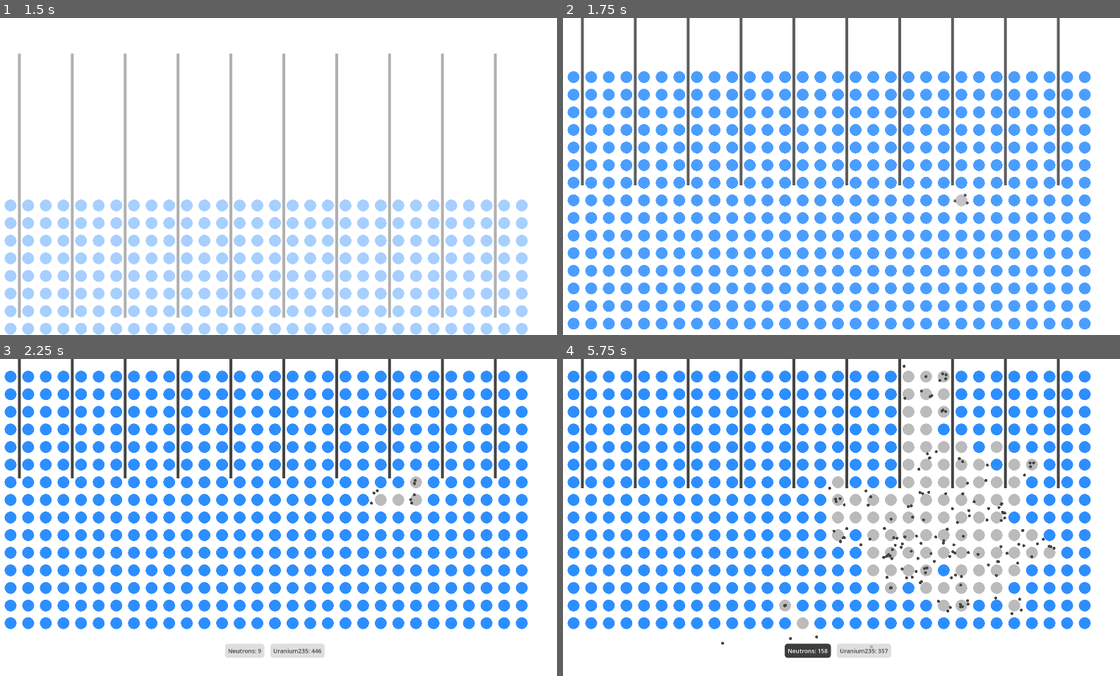
Above: before the commit, frames 1-4 (two rows, left to right).
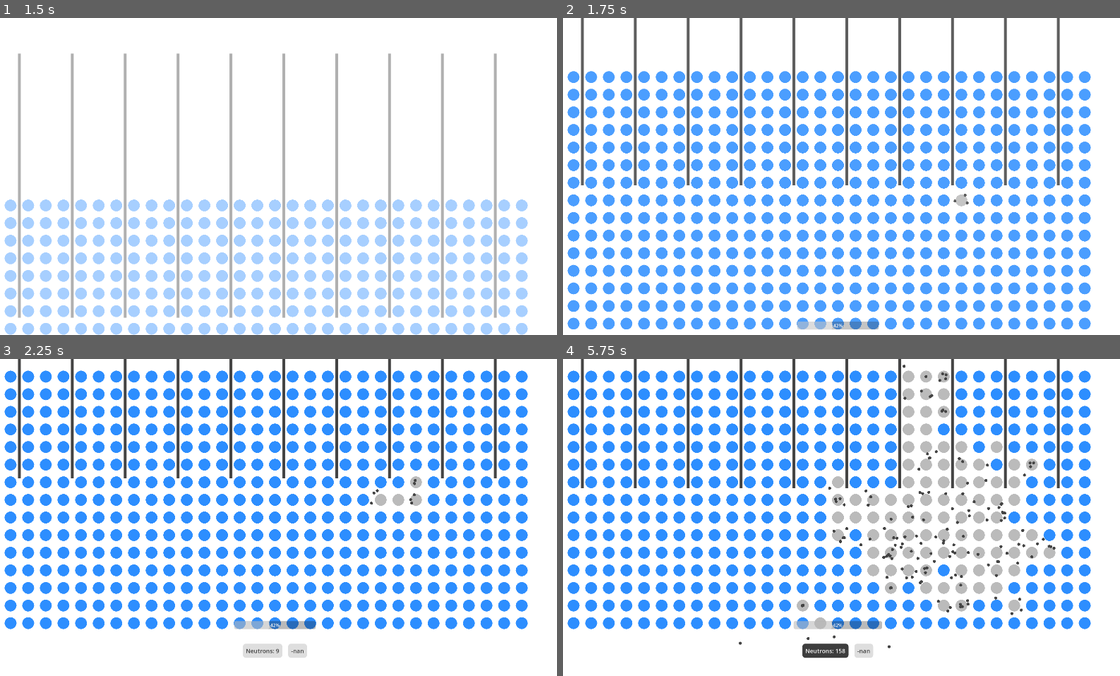
Above: after the commit, the same moments.

Repository: ReneTC/MissionToFission
Game: Godot game, scene res://scenes/menus/main_menu.tscn
Same seed, same stepped clock (60 frames per second), same inputs: the game is played once before the commit and once after it.
Inputs (mouse positions are in pixels of both pictures, inside the frame that each line leads up to):
- Up to frame 1 (1.5 s): click "Basic Reactor" at 0.5 s; tap Enter at 1.25 s; move the mouse to (401, 160) at 1.27 s; hold Up (ui_up) from 1.28 s (still down); hold E (e) from 1.28 s (still down); click (401, 160) at 1.42 s
- Up to frame 2 (1.75 s): keep holding Up (ui_up); keep holding E (e)
- Up to frame 3 (2.25 s): move the mouse to (161, 533) at 2.02 s; release Up (ui_up) at 2.03 s; release E (e) at 2.03 s; hold Down (ui_down) from 2.03 s (still down); tap E (e) at 2.1 s
- Up to frame 4 (5.75 s): release Down (ui_down) at 2.75 s; click "Neutrons: 23" at 2.75 s; click "Neutrons: 40" at 3.5 s; click "Neutrons: 61" at 4.25 s; move the mouse to (891, 447) at 5.02 s; hold Up (ui_up) from 5.03 s (still down); hold Q (q) from 5.03 s (still down); tap E (e) at 5.3 s

Frame 1 is identical in both runs. In frame 2, 0.4% of the frame differs, in the area x 42-57%, y 95-99%; in frame 3, 0.8%; in frame 4, 1.2%, in the area x 28-59%, y 75-95%.

Commit message:
start water measure

Diff:
--- a/scenes/fission_objects/water.gd
+++ b/scenes/fission_objects/water.gd
@@ -12,6 +12,7 @@
 
 var temp: float = 0.
 
+
 func _ready() -> void:
 	# set collisohape to set varables
 	var rectangle_shape:RectangleShape2D =  $CollisionShape2D.shape as RectangleShape2D
@@ -20,6 +21,8 @@
 	# enable collison check w neutrons
 	set_collision_mask_value(globals.neutrol_collide_slot, true)
 	set_collision_mask_value(globals.moderator_neutron_slot, true)
+
+
 
 func _draw() -> void:
 	var color_draw:Color = self.gone_color
@@ -36,6 +39,7 @@
 func _process(_delta:float) -> void:
 	if Engine.get_process_frames() % 30 == 0:
 		self.temp = clampf(self.temp - 1, 0, 100000000)
+		# consider only redraw on temot change
 		queue_redraw()
 
 
--- a/scenes/fission_objects/water.tscn
+++ b/scenes/fission_objects/water.tscn
@@ -5,7 +5,7 @@
 [sub_resource type="RectangleShape2D" id="RectangleShape2D_bjm0m"]
 size = Vector2(15.34, 20)
 
-[node name="Water" type="Area2D"]
+[node name="Water" type="Area2D" groups=["waters"]]
 z_index = -1
 collision_layer = 0
 collision_mask = 0
--- a/scenes/menus/game_runner.gd
+++ b/scenes/menus/game_runner.gd
@@ -54,3 +54,19 @@
 func _process(_delta: float) -> void:
 	$MarginContainer/VBoxContainer/MarginContainer/ButtonsVBox/Button.text = "Neutrons: " + str(Neutron.neutrons_present)
 	$MarginContainer/VBoxContainer/MarginContainer/ButtonsVBox/Button2.text = "Uranium235: " + str(Atom.enriched_present)
+
+	# water bar test
+	# make it fit other size GUI
+	# add Xenoon Gui
+	# fix error water cools on pause
+	# add pop notificatiomn as lisa said
+	var all_water = get_tree().get_nodes_in_group("waters")
+	var count_water = len(all_water)
+	var total_temp: float = 0.
+	for water in all_water:
+		total_temp+=water.temp
+	var avg_temp = total_temp / float(count_water)
+	# nice looking
+	$MarginContainer/VBoxContainer/ProgressBar.value = avg_temp
+	avg_temp = "%0.5f" % avg_temp
+	$MarginContainer/VBoxContainer/MarginContainer/ButtonsVBox/Button2.text = str(avg_temp)
--- a/scenes/menus/game_runner.tscn
+++ b/scenes/menus/game_runner.tscn
@@ -32,6 +32,10 @@
 size_flags_horizontal = 4
 size_flags_vertical = 8
 
+[node name="ProgressBar" type="ProgressBar" parent="MarginContainer/VBoxContainer"]
+layout_mode = 2
+value = 42.43
+
 [node name="MarginContainer" type="MarginContainer" parent="MarginContainer/VBoxContainer"]
 layout_mode = 2
 size_flags_horizontal = 0
Not shown, changed: story_tutorial.md
